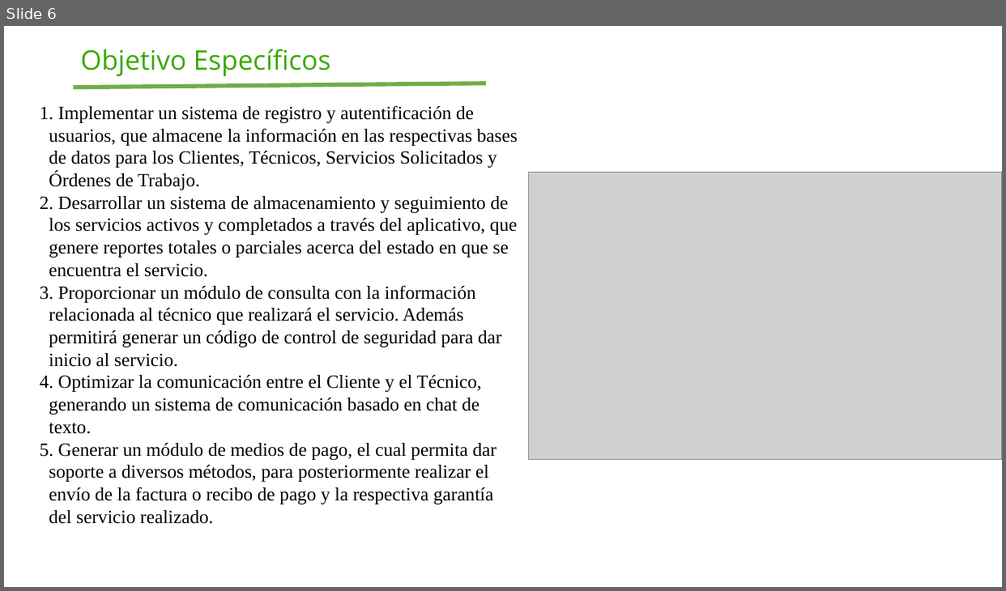
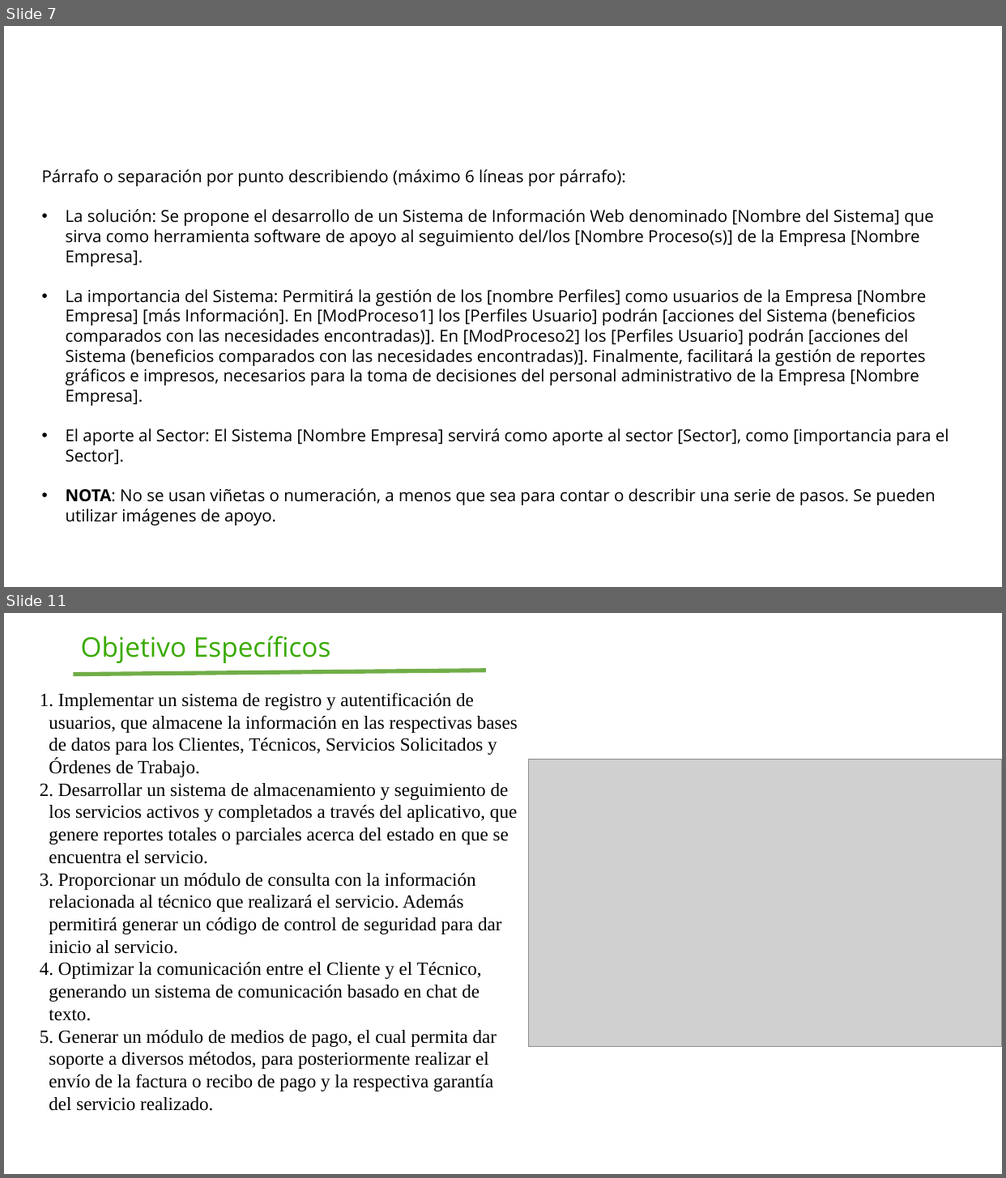
Before and after one commit to AlejandroMadrigalDev/Sistema_Gestion_Servicios_Tecnicos, a slide deck: _docs/Trimestre_2/00_Contextualizacion/7. Presentación.pptx. Shown one above the other, each under a label of ours: slide 6 before the commit, slides 7 and 11 after it; the slides between them are not shown. The pictures are 1006x591 and 1006x1178 pixels, drawn with LibreOffice and Linux fonts; fonts in the diff are those of the drawing; grey boxes stand for pictures; background and template pictures are left out. Boxes give left, top, right and bottom in pixels: in the first picture for what was removed or moved away, otherwise in the second. Text is boxed around its words. In the diff, an @@ line names an element or a change of style, - is before the commit and + after.

```diff
--- a/_docs/Trimestre_2/00_Contextualizacion/7. Presentación.pptx
+++ b/_docs/Trimestre_2/00_Contextualizacion/7. Presentación.pptx
@@ slide 7 added at <box>4,26,1002,587</box>, background picture (left out) @@
@@ title added at <box>41,35,902,143</box>, 44 pt, text #FFFFFF @@
+Justificación
@@ rectangle added at <box>810,68,898,112</box>, outline #FFFFFF 0.75 pt, 16 pt, text #FFFFFF, bold @@
+Logo Sistema
@@ text added at <box>42,169,949,526</box>, 16 pt, text #000000 @@
+Párrafo o separación por punto describiendo (máximo 6 líneas por párrafo):
+• La solución: Se propone el desarrollo de un Sistema de Información Web denominado [Nombre del Sistema] que sirva como herramienta software de apoyo al seguimiento del/los [Nombre Proceso(s)] de la Empresa [Nombre Empresa].
+• La importancia del Sistema: Permitirá la gestión de los [nombre Perfiles] como usuarios de la Empresa [Nombre Empresa] [más Información]. En [ModProceso1] los [Perfiles Usuario] podrán [acciones del Sistema (beneficios comparados con las necesidades encontradas)]. En [ModProceso2] los [Perfiles Usuario] podrán [acciones del Sistema (beneficios comparados con las necesidades encontradas)]. Finalmente, facilitará la gestión de reportes gráficos e impresos, necesarios para la toma de decisiones del personal administrativo de la Empresa [Nombre Empresa].
+• El aporte al Sector: El Sistema [Nombre Empresa] servirá como aporte al sector [Sector], como [importancia para el Sector].
+• NOTA: No se usan viñetas o numeración, a menos que sea para contar o describir una serie de pasos. Se pueden utilizar imágenes de apoyo.
@@ what was slide 6 is now slide 11 @@
```
Also in this commit, not shown: 1 slide changed, 8 other slides added, 27 slides removed, 1 other file.
